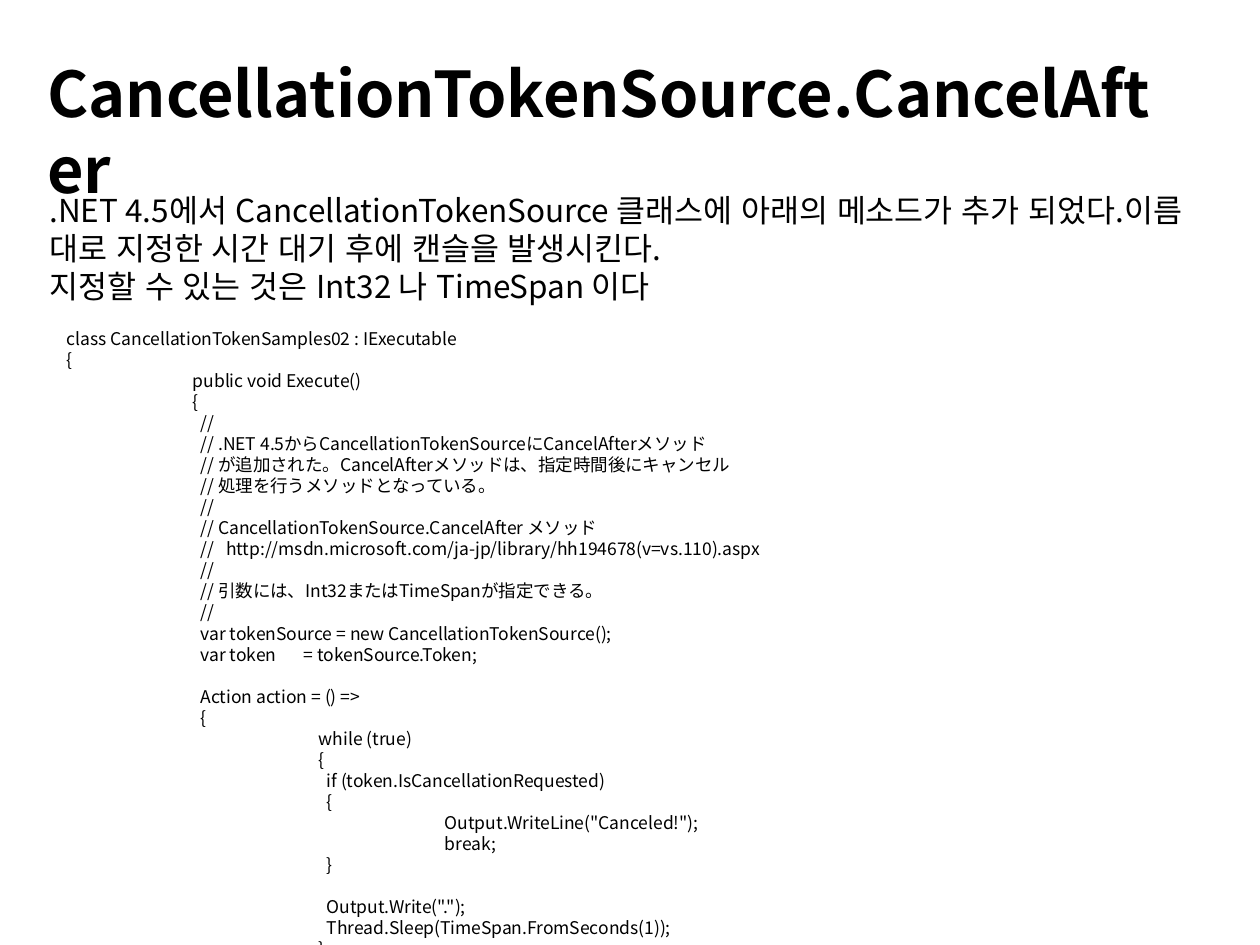
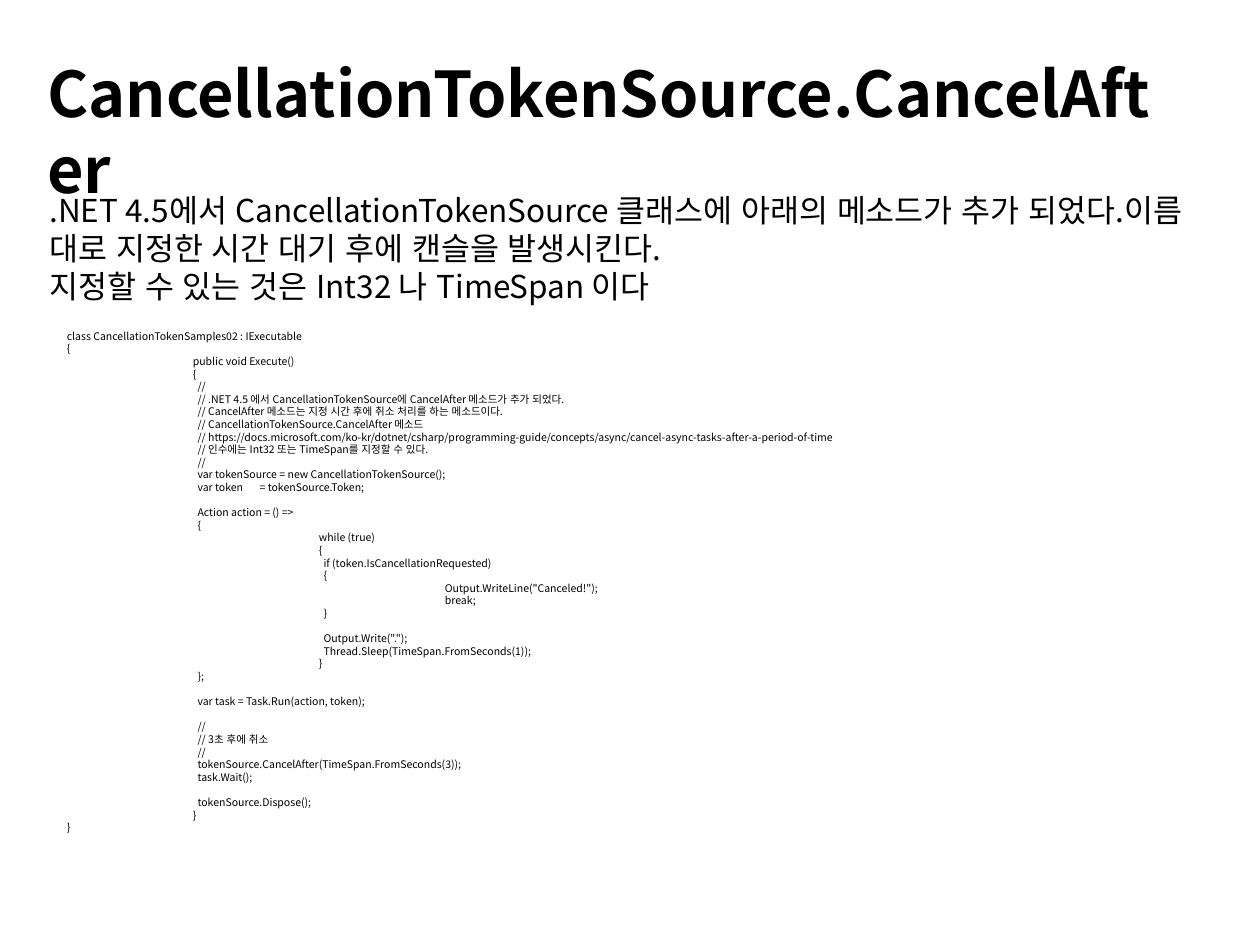
Before and after one commit to cuongdodinh/CSharp-Beginners-Guide, a slide deck: slide 100 of 닷넷 병렬 프로그래밍의 모든 것.pptx. Drawn at 1260x945 pixels with LibreOffice and Linux fonts; fonts in the diff are those of the drawing. Boxes give left, top, right and bottom in pixels: in the first picture for what was removed or moved away, otherwise in the second. Text is boxed around its words. In the diff, an @@ line names an element or a change of style, - is before the commit and + after.

```diff
--- a/닷넷 병렬 프로그래밍의 모든 것.pptx
+++ b/닷넷 병렬 프로그래밍의 모든 것.pptx
@@ text at (67,331,598,809): size 10 to 6 pt in "class CancellationTokenSamples02 : IExecutable", "{", "public void Execute()", "{" and 25 more places @@
@@ text at (208,394,833,456): text changed; size 10 to 6 pt @@
-// .NET 4.5からCancellationTokenSourceにCancelAfterメソッド
-// が追加された。CancelAfterメソッドは、指定時間後にキャンセル
-// 処理を行うメソッドとなっている。
-//
-// CancellationTokenSource.CancelAfter メソッド
-// http://msdn.microsoft.com/ja-jp/library/hh194678(v=vs.110).aspx
-//
-// 引数には、Int32またはTimeSpanが指定できる。
+// .NET 4.5 에서 CancellationTokenSource에 CancelAfter 메소드가 추가 되었다.
+// CancelAfter 메소드는 지정 시간 후에 취소 처리를 하는 메소드이다.
+// CancellationTokenSource.CancelAfter 메소드
+// https://docs.microsoft.com/ko-kr/dotnet/csharp/programming-guide/concepts/async/cancel-async-tasks-after-a-period-of-time
+// 인수에는 Int32 또는 TimeSpan를 지정할 수 있다.
@@ text at (208,734,268,744): text changed; size 10 to 6 pt @@
-// 3秒後にキャンセル
+// 3초 후에 취소
```
Also in this commit, not shown: 3 other slides changed, 3 slides added, 4 slides removed, 2 other files.
